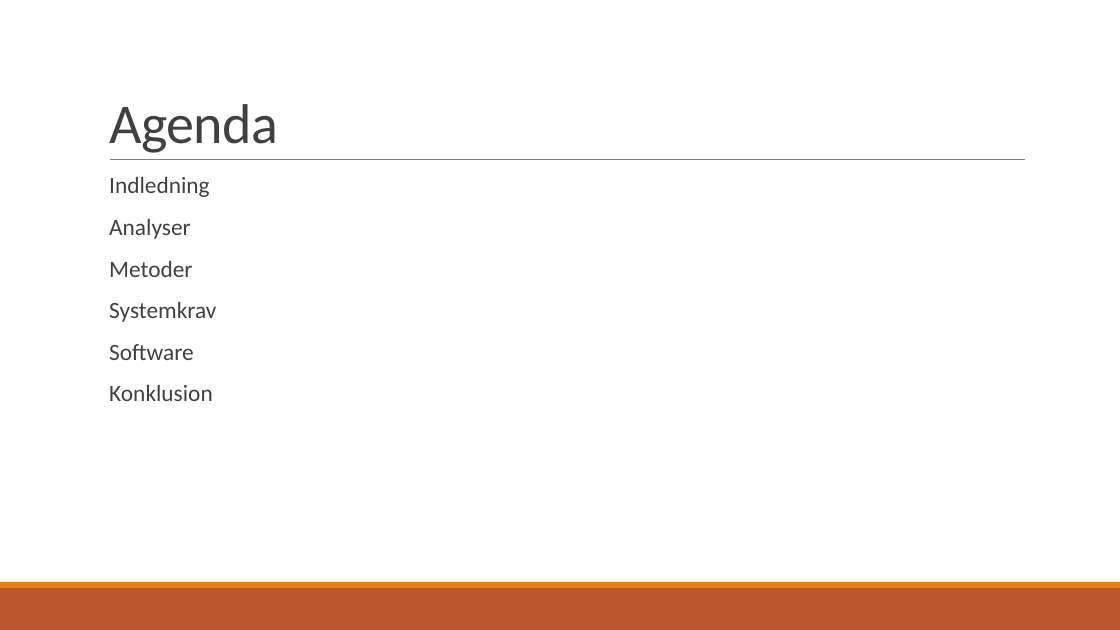
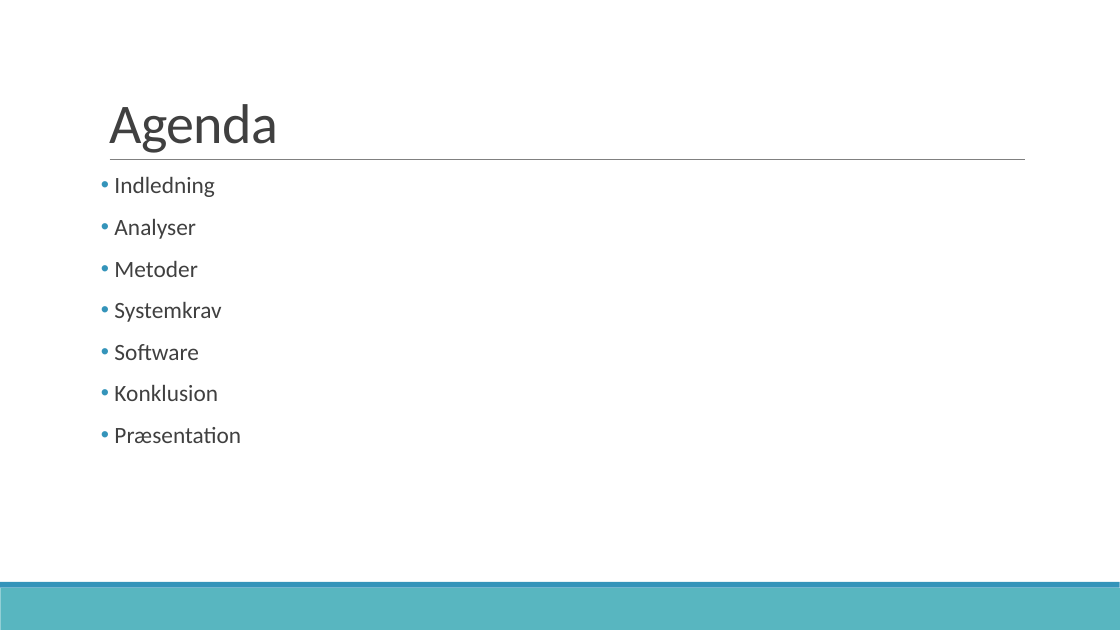
Before and after one commit to zeroregard/Automatic-Sonography, a slide deck: slide 2 of Præsentation_Eksamen.pptx. Drawn at 1120x630 pixels with LibreOffice and Linux fonts; fonts in the diff are those of the drawing. Boxes give left, top, right and bottom in pixels: in the first picture for what was removed or moved away, otherwise in the second. Text is boxed around its words. In the diff, an @@ line names an element or a change of style, - is before the commit and + after.

```diff
--- a/Præsentation_Eksamen.pptx
+++ b/Præsentation_Eksamen.pptx
@@ text at [114, 177, 221, 401]: bullet   to •; bullet colour #E48312 to #3494BA @@
@@ text at [114, 427, 241, 443]: paragraph added @@
+• Præsentation
@@ rectangle at [0, 588, 1120, 630]: fill #BD582C to #58B6C0 @@
@@ rectangle at [0, 582, 1120, 588]: fill #E48312 to #3494BA @@
```
Also in this commit, not shown: 13 other slides changed.
